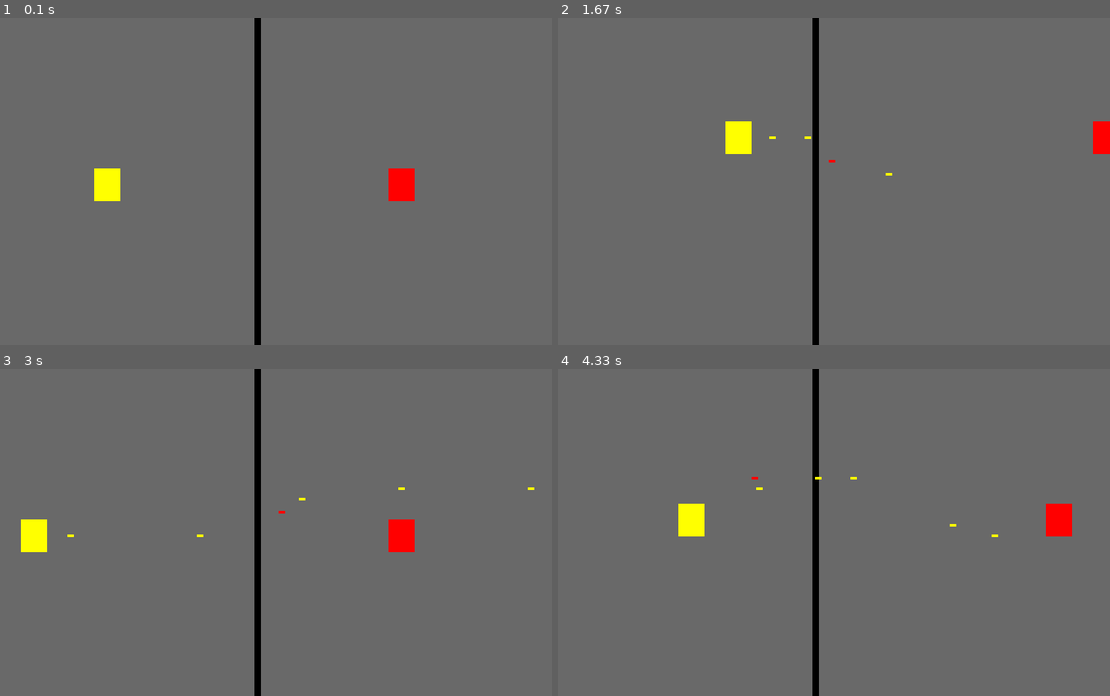
Above: before the commit, frames 1-4 (two rows, left to right).
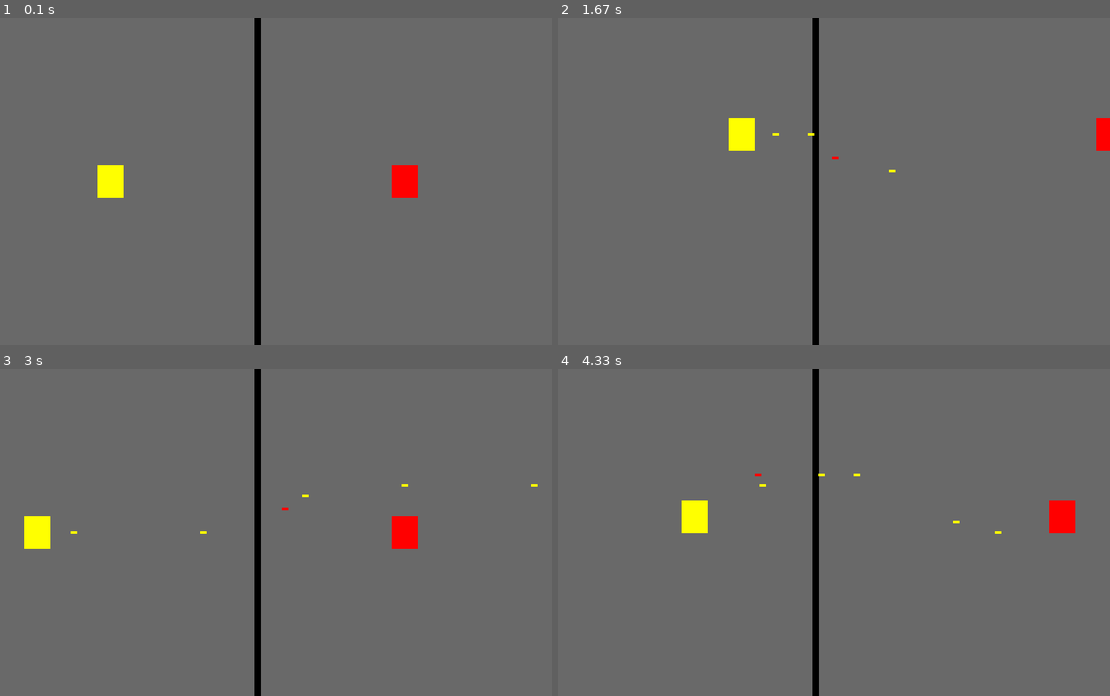
Above: after the commit, the same moments.

Repository: Specknz/SpaceContenders
Game: pygame game, started from main.py
Two runs of this game, one before a commit and one after it. Both use one fixed random seed, a clock stepped at 60 frames per second and the inputs below.
Inputs:
- Up to frame 1 (0.1 s): no input
- Up to frame 2 (1.67 s): hold Right 0.33-0.8 s; hold Up 0.83-1.13 s; hold W 0.83-1.13 s; tap Ctrl at 0.9, 1.23, 1.53 s; tap Right Ctrl at 0.98 s; hold Right 1.17-1.63 s; hold D 1.17-1.63 s
- Up to frame 3 (3 s): hold Left 1.67-2.2 s; hold A 1.67-2.2 s; tap Ctrl at 1.73, 2.03, 2.3, 2.63, 2.93 s; hold Down 2.23-2.53 s; hold S 2.23-2.53 s; tap Right Ctrl at 2.38 s; hold Left 2.57-2.97 s; hold A 2.57-2.97 s
- Up to frame 4 (4.33 s): hold Up 3-3.37 s; hold W 3-3.37 s; tap Ctrl at 3.07, 3.47, 3.77, 4.13 s; hold Right 3.4-4.03 s; hold D 3.4-4.03 s; tap Right Ctrl at 3.55 s; hold Down from 4.07 s (still down); hold S from 4.07 s (still down)

The runs differ from the first frame. In frame 1, 0.4% of the frame differs, in the area x 17-76%, y 45-56%; in frame 2, 0.4%; in frame 3, 0.5%, in the area x 3-98%, y 35-56%; in frame 4, 0.5%.

Commit message:
Fixed ship collision distance with Center Line

Diff:
--- a/Factories/ship_factory.py
+++ b/Factories/ship_factory.py
@@ -66,11 +66,11 @@
     #              )
 
     def __get_spawn_x_loc(self, x_pos_of_window):
-        return (UI.WIN_WIDTH*x_pos_of_window) - (Ship.WIDTH/2)
+        return (UI.WIN_WIDTH*x_pos_of_window) - (Ship.HEIGHT/2)
 
 
     def __get_spawn_y_loc(self, total_num_of_ships):
-        return (UI.WIN_HEIGHT/total_num_of_ships) - (Ship.HEIGHT/2)
+        return (UI.WIN_HEIGHT/total_num_of_ships) - (Ship.WIDTH/2)
 
 
     def _load_ship_sprite(self, image_path: str, rotation: int) -> pygame.Surface:
--- a/Models/ship.py
+++ b/Models/ship.py
@@ -113,6 +113,6 @@
 
 
     def __get_next_position(self, amount):
-        next_position = pygame.Rect(self.rect.x, self.rect.y, self.WIDTH, self.HEIGHT)
+        next_position = pygame.Rect(self.rect.x, self.rect.y, self.HEIGHT, self.WIDTH)
         next_position.x += amount
         return next_position
